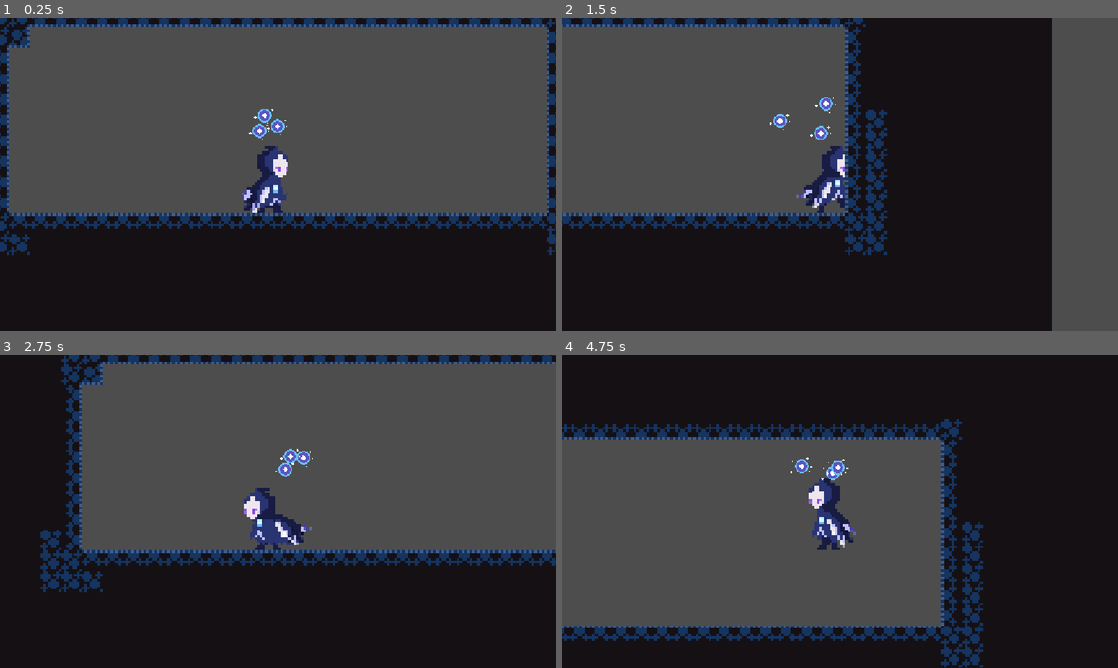
Above: before the commit, frames 1-4 (two rows, left to right).
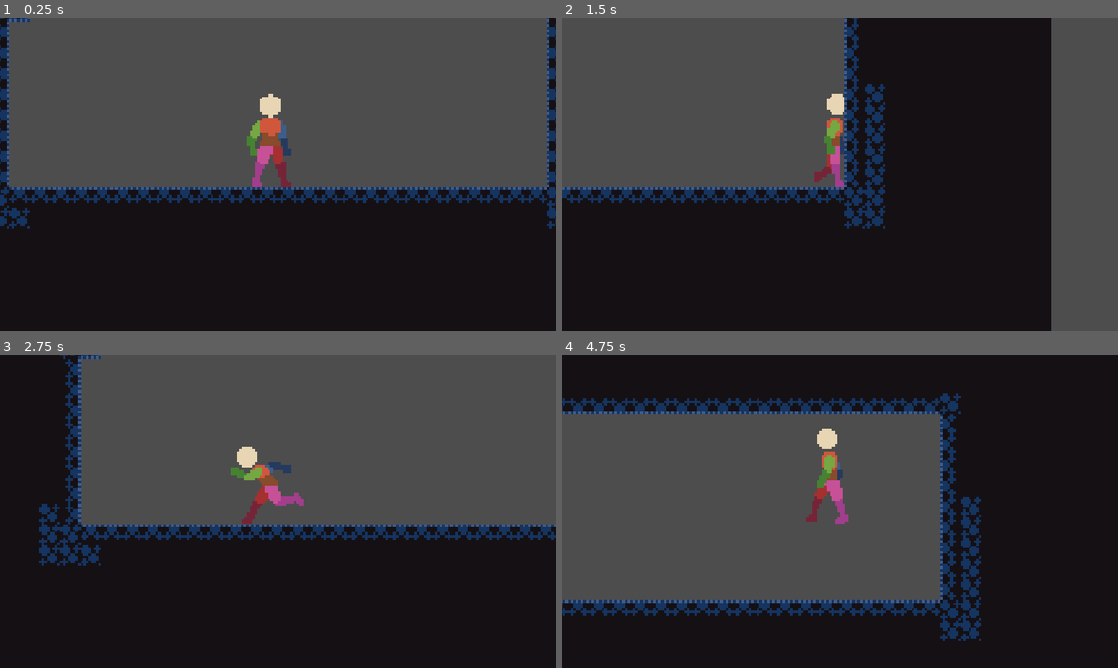
Above: after the commit, the same moments.

Repository: Timi865/Microvania
Game: Godot game, scene res://Scenes/game.tscn
Two runs of this game, one before a commit and one after it. Both use one fixed random seed, a clock stepped at 60 frames per second and the inputs below.
Inputs:
- Up to frame 1 (0.25 s): no input
- Up to frame 2 (1.5 s): hold Right (Move_right) from 0.53 s (still down); tap C (dash) at 0.6 s; tap Space (Jump) at 0.77 s; tap E (orb_throw) at 1.35 s
- Up to frame 3 (2.75 s): tap Space (Jump) at 1.52 s; release Right (Move_right) at 2.03 s; hold Left (Move_left) from 2.03 s (still down); tap C (dash) at 2.1 s
- Up to frame 4 (4.75 s): release Left (Move_left) at 2.78 s; hold Right (Move_right) 2.78-4.28 s; tap E (orb_throw) at 2.85, 4.35 s; tap Space (Jump) at 3.02, 3.77, 4.52 s; tap C (dash) at 3.6 s; hold Left (Move_left) from 4.28 s (still down)

The runs differ from the first frame. In frame 1, 17% of the frame differs, in the area x 0-100%, y 0-76%; in frame 2, 11%; in frame 3, 16%; in frame 4, 19%, in the area x 0-76%, y 12-100%.

Commit message:
Prototype Character Added

Diff:
--- a/Scenes/Player.tscn
+++ b/Scenes/Player.tscn
@@ -2,72 +2,96 @@
 
 [ext_resource type="Script" uid="uid://dh08bt053owqn" path="res://Scripts/Player.gd" id="1_gntrk"]
 [ext_resource type="PackedScene" uid="uid://buykxegc7cjpf" path="res://Scenes/orb.tscn" id="2_88kja"]
-[ext_resource type="Texture2D" uid="uid://l6k6pxubtk2p" path="res://Art/Wisp.png" id="2_dewec"]
 [ext_resource type="Script" uid="uid://sm5x5uuno8db" path="res://Scripts/orb_manager.gd" id="2_it8n0"]
+[ext_resource type="Texture2D" uid="uid://dwwlpbyvwuj7g" path="res://Art/Prototype Character_All Frames.png" id="3_5ixxa"]
 
 [sub_resource type="AtlasTexture" id="AtlasTexture_dewec"]
-atlas = ExtResource("2_dewec")
-region = Rect2(800, 0, 80, 48)
+atlas = ExtResource("3_5ixxa")
+region = Rect2(0, 1008, 112, 112)
 
 [sub_resource type="AtlasTexture" id="AtlasTexture_5ixxa"]
-atlas = ExtResource("2_dewec")
-region = Rect2(880, 0, 80, 48)
+atlas = ExtResource("3_5ixxa")
+region = Rect2(112, 1008, 112, 112)
 
 [sub_resource type="AtlasTexture" id="AtlasTexture_nn08x"]
-atlas = ExtResource("2_dewec")
-region = Rect2(960, 0, 80, 48)
+atlas = ExtResource("3_5ixxa")
+region = Rect2(224, 1008, 112, 112)
 
 [sub_resource type="AtlasTexture" id="AtlasTexture_52ee3"]
-atlas = ExtResource("2_dewec")
-region = Rect2(1040, 0, 80, 48)
+atlas = ExtResource("3_5ixxa")
+region = Rect2(336, 1008, 112, 112)
 
 [sub_resource type="AtlasTexture" id="AtlasTexture_bhhdu"]
-atlas = ExtResource("2_dewec")
-region = Rect2(1120, 0, 80, 48)
+atlas = ExtResource("3_5ixxa")
+region = Rect2(448, 1008, 112, 112)
+
+[sub_resource type="AtlasTexture" id="AtlasTexture_i2e8t"]
+atlas = ExtResource("3_5ixxa")
+region = Rect2(560, 1008, 112, 112)
+
+[sub_resource type="AtlasTexture" id="AtlasTexture_qidb7"]
+atlas = ExtResource("3_5ixxa")
+region = Rect2(672, 1008, 112, 112)
+
+[sub_resource type="AtlasTexture" id="AtlasTexture_70hv0"]
+atlas = ExtResource("3_5ixxa")
+region = Rect2(784, 1008, 112, 112)
 
 [sub_resource type="AtlasTexture" id="AtlasTexture_megsn"]
-atlas = ExtResource("2_dewec")
-region = Rect2(0, 0, 80, 48)
+atlas = ExtResource("3_5ixxa")
+region = Rect2(0, 0, 112, 112)
 
 [sub_resource type="AtlasTexture" id="AtlasTexture_yoq75"]
-atlas = ExtResource("2_dewec")
-region = Rect2(80, 0, 80, 48)
+atlas = ExtResource("3_5ixxa")
+region = Rect2(112, 0, 112, 112)
 
 [sub_resource type="AtlasTexture" id="AtlasTexture_ksbbd"]
-atlas = ExtResource("2_dewec")
-region = Rect2(160, 0, 80, 48)
+atlas = ExtResource("3_5ixxa")
+region = Rect2(224, 0, 112, 112)
 
 [sub_resource type="AtlasTexture" id="AtlasTexture_glx4g"]
-atlas = ExtResource("2_dewec")
-region = Rect2(240, 0, 80, 48)
+atlas = ExtResource("3_5ixxa")
+region = Rect2(336, 0, 112, 112)
 
 [sub_resource type="AtlasTexture" id="AtlasTexture_miouo"]
-atlas = ExtResource("2_dewec")
-region = Rect2(320, 0, 80, 48)
+atlas = ExtResource("3_5ixxa")
+region = Rect2(448, 0, 112, 112)
 
 [sub_resource type="AtlasTexture" id="AtlasTexture_o3h8g"]
-atlas = ExtResource("2_dewec")
-region = Rect2(320, 0, 80, 48)
+atlas = ExtResource("3_5ixxa")
+region = Rect2(560, 0, 112, 112)
 
 [sub_resource type="AtlasTexture" id="AtlasTexture_1e7my"]
-atlas = ExtResource("2_dewec")
-region = Rect2(400, 0, 80, 48)
+atlas = ExtResource("3_5ixxa")
+region = Rect2(0, 560, 112, 112)
 
 [sub_resource type="AtlasTexture" id="AtlasTexture_arntx"]
-atlas = ExtResource("2_dewec")
-region = Rect2(480, 0, 80, 48)
+atlas = ExtResource("3_5ixxa")
+region = Rect2(112, 560, 112, 112)
 
 [sub_resource type="AtlasTexture" id="AtlasTexture_lslt6"]
-atlas = ExtResource("2_dewec")
-region = Rect2(560, 0, 80, 48)
+atlas = ExtResource("3_5ixxa")
+region = Rect2(224, 560, 112, 112)
 
 [sub_resource type="AtlasTexture" id="AtlasTexture_ulo2v"]
-atlas = ExtResource("2_dewec")
-region = Rect2(640, 0, 80, 48)
+atlas = ExtResource("3_5ixxa")
+region = Rect2(336, 560, 112, 112)
 
 [sub_resource type="AtlasTexture" id="AtlasTexture_1iu4k"]
-atlas = ExtResource("2_dewec")
-region = Rect2(720, 0, 80, 48)
+atlas = ExtResource("3_5ixxa")
+region = Rect2(448, 560, 112, 112)
+
+[sub_resource type="AtlasTexture" id="AtlasTexture_m0x7a"]
+atlas = ExtResource("3_5ixxa")
+region = Rect2(560, 560, 112, 112)
+
+[sub_resource type="AtlasTexture" id="AtlasTexture_5v66d"]
+atlas = ExtResource("3_5ixxa")
+region = Rect2(672, 560, 112, 112)
+
+[sub_resource type="AtlasTexture" id="AtlasTexture_x63xi"]
+atlas = ExtResource("3_5ixxa")
+region = Rect2(784, 560, 112, 112)
 
 [sub_resource type="SpriteFrames" id="SpriteFrames_yw7hx"]
 animations = [{
@@ -86,6 +110,15 @@
 }, {
 "duration": 1.0,
 "texture": SubResource("AtlasTexture_bhhdu")
+}, {
+"duration": 1.0,
+"texture": SubResource("AtlasTexture_i2e8t")
+}, {
+"duration": 1.0,
+"texture": SubResource("AtlasTexture_qidb7")
+}, {
+"duration": 1.0,
+"texture": SubResource("AtlasTexture_70hv0")
 }],
 "loop": 1,
 "name": &"DASH",
@@ -106,6 +139,9 @@
 }, {
 "duration": 1.0,
 "texture": SubResource("AtlasTexture_miouo")
+}, {
+"duration": 1.0,
+"texture": SubResource("AtlasTexture_o3h8g")
 }],
 "loop": 1,
 "name": &"IDLE",
@@ -113,9 +149,6 @@
 }, {
 "frames": [{
 "duration": 1.0,
-"texture": SubResource("AtlasTexture_o3h8g")
-}, {
-"duration": 1.0,
 "texture": SubResource("AtlasTexture_1e7my")
 }, {
 "duration": 1.0,
@@ -129,14 +162,23 @@
 }, {
 "duration": 1.0,
 "texture": SubResource("AtlasTexture_1iu4k")
+}, {
+"duration": 1.0,
+"texture": SubResource("AtlasTexture_m0x7a")
+}, {
+"duration": 1.0,
+"texture": SubResource("AtlasTexture_5v66d")
+}, {
+"duration": 1.0,
+"texture": SubResource("AtlasTexture_x63xi")
 }],
 "loop": 1,
-"name": &"RUN",
+"name": &"WALK",
 "speed": 7.0
 }]
 
 [sub_resource type="RectangleShape2D" id="RectangleShape2D_yw7hx"]
-size = Vector2(18.98936, 55.31915)
+size = Vector2(18.98936, 70.21277)
 
 [node name="Player" type="CharacterBody2D" unique_id=402479733]
 script = ExtResource("1_gntrk")
@@ -144,33 +186,33 @@
 
 [node name="AnimatedSprite2D" type="AnimatedSprite2D" parent="." unique_id=1033583767]
 texture_filter = 1
-position = Vector2(-1, -10)
+position = Vector2(0, -20)
 sprite_frames = SubResource("SpriteFrames_yw7hx")
-animation = &"IDLE"
+animation = &"DASH"
 autoplay = "IDLE"
-frame_progress = 0.30233815
 
 [node name="CollisionShape2D" type="CollisionShape2D" parent="." unique_id=469050356]
-position = Vector2(0.46250004, 1)
+position = Vector2(0, -12.5)
 scale = Vector2(0.47, 0.47)
 shape = SubResource("RectangleShape2D_yw7hx")
 
 [node name="OrbManager" type="Node2D" parent="." unique_id=285544787]
+visible = false
 script = ExtResource("2_it8n0")
 
 [node name="Orb0" parent="OrbManager" unique_id=915681463 instance=ExtResource("2_88kja")]
-position = Vector2(-4, -18)
+position = Vector2(-6, -28)
 follow_speed = 9.0
 physics_reaction = 0.05
 float_speed = 1.0
 
 [node name="Orb1" parent="OrbManager" unique_id=27383065 instance=ExtResource("2_88kja")]
-position = Vector2(3, -20)
+position = Vector2(1, -30)
 physics_reaction = 0.05
 float_speed = 2.0
 
 [node name="Orb2" parent="OrbManager" unique_id=167485801 instance=ExtResource("2_88kja")]
-position = Vector2(-2, -25)
+position = Vector2(-4, -35)
 follow_speed = 9.0
 physics_reaction = 0.05
 float_height = 3.0
--- a/Scripts/Player.gd
+++ b/Scripts/Player.gd
@@ -61,7 +61,7 @@
 		pass # We'll add jump/fall animations later.
 
 	elif x_input != 0:
-		$AnimatedSprite2D.play("RUN")
+		$AnimatedSprite2D.play("WALK")
 
 	else:
 		$AnimatedSprite2D.play("IDLE")
Binary file added: Art/Prototype Character_All Frames.png
Not shown, added: Art/Prototype Character_All Frames.png.import
